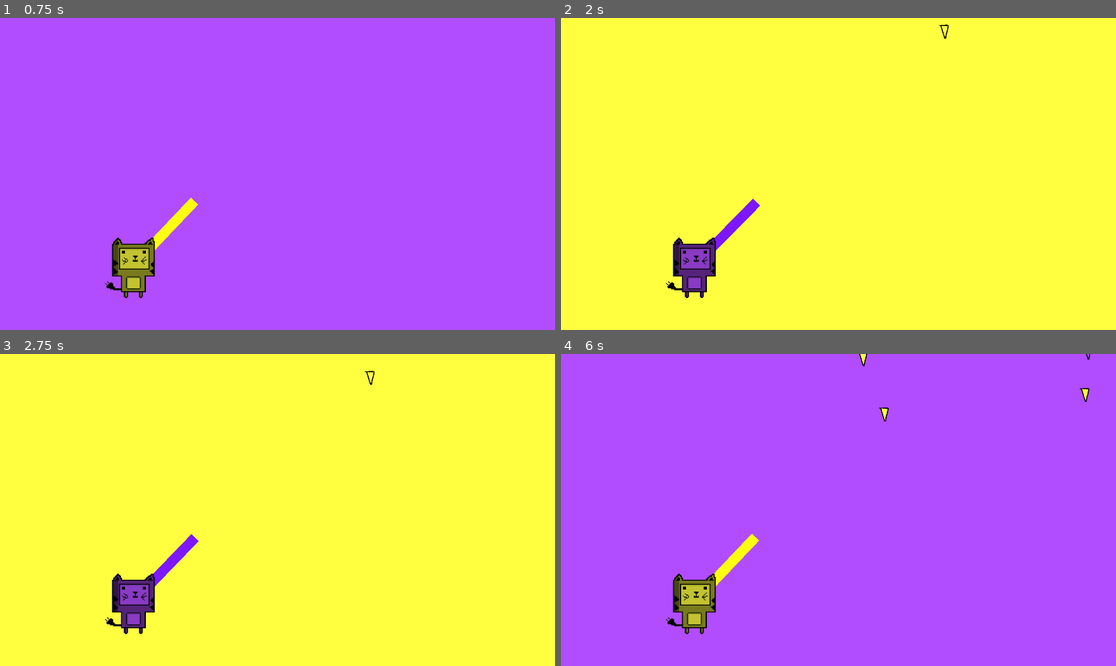
Above: before the commit, frames 1-4 (two rows, left to right).
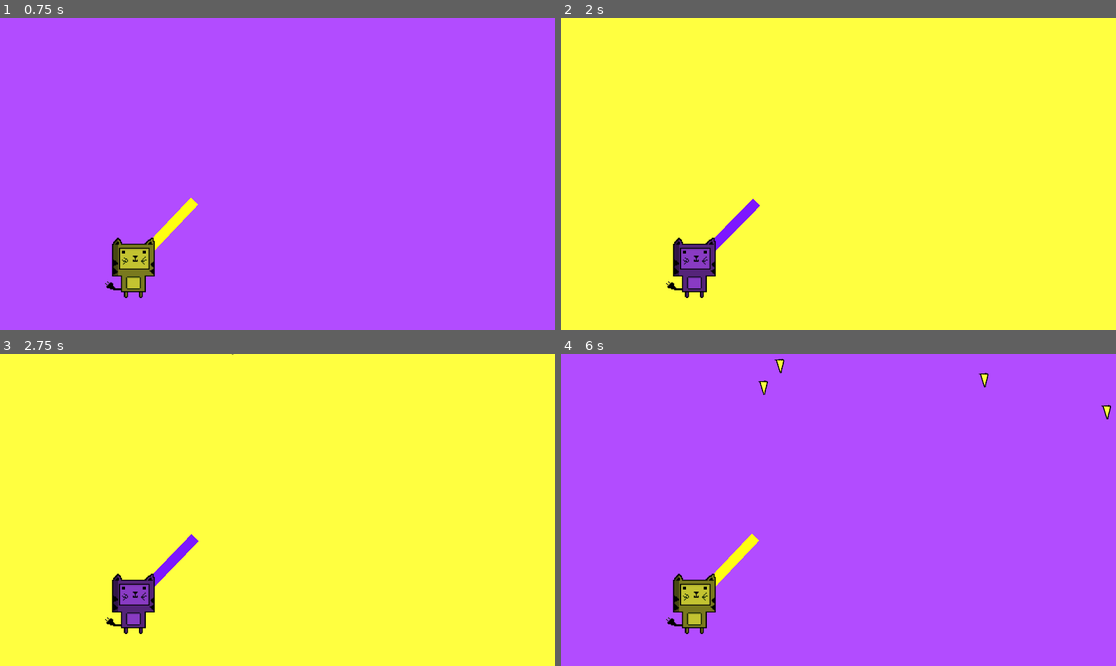
Above: after the commit, the same moments.

Repository: abarichello/game-off
Game: Godot game, scene res://scenes/Main.tscn
Two runs of this game, one before a commit and one after it. Both use one fixed random seed, a clock stepped at 60 frames per second and the inputs below.
Inputs (mouse positions are in pixels of both pictures, inside the frame that each line leads up to):
- Up to frame 1 (0.75 s): tap Enter at 0.5 s; move the mouse to (399, 158) at 0.52 s; press the mouse at (399, 158) at 0.53 s; hold Up (ui_up) from 0.53 s (still down)
- Up to frame 2 (2 s): move the mouse to (727, 189) at 1.27 s; release Up (ui_up) at 1.28 s; release the mouse at (727, 189) at 1.28 s; hold Down (ui_down) from 1.28 s (still down); right-click (727, 189) at 1.35 s
- Up to frame 3 (2.75 s): tap Space at 2 s; move the mouse to (333, 441) at 2.02 s; release Down (ui_down) at 2.03 s; press the mouse at (333, 441) at 2.03 s; hold Up (ui_up) from 2.03 s (still down)
- Up to frame 4 (6 s): tap Enter at 2.75 s; move the mouse to (810, 572) at 2.77 s; release the mouse at (810, 572) at 2.78 s; right-click (810, 572) at 2.85 s; move the mouse to (1005, 556) at 3.52 s; release Up (ui_up) at 3.53 s; press the mouse at (1005, 556) at 3.53 s; hold Down (ui_down) 3.53-5.78 s; move the mouse to (672, 463) at 4.27 s; release the mouse at (672, 463) at 4.28 s; right-click (672, 463) at 4.35 s; move the mouse to (866, 510) at 5.02 s; press the mouse at (866, 510) at 5.03 s; move the mouse to (755, 432) at 5.77 s; release the mouse at (755, 432) at 5.78 s; hold Up (ui_up) from 5.78 s (still down); right-click (755, 432) at 5.85 s

Frame 1 is identical in both runs. In frame 2, less than 0.1% of the frame differs, in the area x 68-70%, y 2-7%; in frame 3, less than 0.1%; in frame 4, 0.3%, in the area x 35-100%, y 0-22%.
Error in both runs: Invalid get index 'MISSILE' (on base: 'Node (GLOBAL.gd)'). (res://scripts/EnemyGenerator.gd:12)

Commit message:
Update spawn enemy area

Diff:
--- a/scenes/EnemyGenerator.tscn
+++ b/scenes/EnemyGenerator.tscn
@@ -6,7 +6,7 @@
 
 bake_interval = 5.0
 _data = {
-"points": PoolVector2Array( 0, 0, 0, 0, 1106.09, -138.804, 0, 0, 0, 0, 1331.19, -2.99731, 0, 0, 0, 0, 1928.21, -5.56401, 0, 0, 0, 0, 1927.69, 514.965, 0, 0, 0, 0, 2173.07, 494.431, 0, 0, 0, 0, 2171.49, -142.321, 0, 0, 0, 0, 1106.09, -138.804 )
+"points": PoolVector2Array( 0, 0, 0, 0, 802.156, -161.703, 0, 0, 0, 0, 1052.38, -9.4617, 0, 0, 0, 0, 1928.21, -5.56401, 0, 0, 0, 0, 1922.64, 281.264, 0, 0, 0, 0, 2169.16, 131.121, 0, 0, 0, 0, 2171.96, -161.2, 0, 0, 0, 0, 1329.54, -162.398, 0, 0, 0, 0, 802.156, -161.703 )
 }
 
 [node name="EnemyGenerator" type="Node2D"]
@@ -20,7 +20,7 @@
 
 [node name="SpawnLocation" type="PathFollow2D" parent="SpawnArea"]
 position = Vector2( 1106.09, -138.804 )
-rotation = 0.498283
+rotation = 0.542864
 offset = 0.0
 h_offset = 0.0
 v_offset = 0.0
--- a/scripts/Projectile.gd
+++ b/scripts/Projectile.gd
@@ -13,7 +13,6 @@
 	self.friction = 0
 	self.contact_monitor = true
 	self.contacts_reported = 1
-	#$ExplosionArea/ExplosionShape.disabled = true
 
 func setup(sprite_type: int, speed: float) -> void:
 	self.sprite_type = sprite_type
@@ -53,7 +52,6 @@
 func _on_Projectile_body_entered(body: PhysicsBody2D):
 	if armed:
 		for missile in bodies_in_area:
-			print(missile)
 			missile.queue_free()
 		self.queue_free()
 
